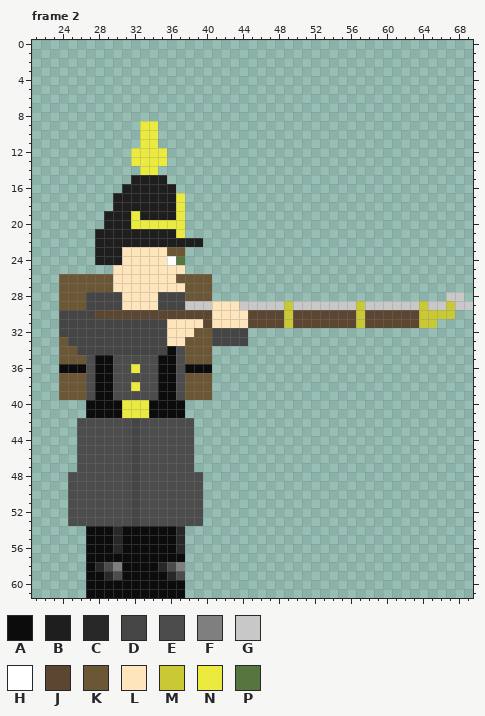
Two versions of one pixel-art file, Assets/Images/NewUnits/Germany/LandWehr/WinterDress/UnitSpriteEast.aseprite. That is the earlier state.
70x62 pixels, 7 frames. Colours within 5 levels of each other are drawn and written as one. Shown: frame 2: x 21..69, y 0..61. The commit also changed other frames, which this record leaves out.
Visible layers, top first: "Head", "Arms", "Torso", "Legs", "Knapsack".
Palette (. is transparent): A #0c0c0c  B #1e1e1e  C #282828  D #454545  E #4c4c4c  F #7f7f7f  G #c8c8c8  H #ffffff  J #5b4631  K #6b5635  L #ffe5bc  M #c9c936  N #eaea3f  P #57763f
Pixels before, frame 2 (only the part around the change), first column x 21:
 2 ..................................
 3 ..................................
 4 ..................................
 5 ..................................
 6 ..................................
 7 ..................................
 8 ..................................
 9 ............NN....................
10 ............NN....................
11 ............NN....................
12 ...........NNNN...................
13 ...........NNNN...................
14 ............NN....................
15 ...........BBBB...................
16 ..........BBBBBB..................
17 .........BBBBBBBN.................
18 .........BBBBBBBN.................
19 ........BBBNBBBBN.................
20 ........BBBNNNNNN.................
21 .......BBBBBBBBBN.................
22 .......BBBBBBBBBBBB...............
23 .......BBBLLLLLKK.................
24 .......BBBLLLLLHP.................
25 .........LLLLLLLL.................
26 ...KKKKKKLLLLLLLKKKK..............
27 ...KKKKKKLLLLLLLLKKK..............
28 ...KKKDDDDLLLLDDDKKK..............
29 ...KKKDDDDLLLLDDDGGGLLLGGGGGMGGGGG
30 ...DDDDJJJJJJJJJJJJJLLLLJJJJMJJJJJ
31 ...DDDDDDDDDDDDLLLLJLLLLJJJJMJJJJJ
32 ...DDDDDDDDDDDDLLLKKDDDD..........
33 ...KDDDDDDDDDDDLLKKKDDDD..........
34 ...KKDDDDDDDDDDAEKKK..............
35 ...KKKEAAEEEEEAAEKKK..............
36 ...AAAEAAEENEEAAEAAA..............
37 ...KKKEAAEEEEEAAEKKK..............
38 ...KKKEAAEENEEAAEKKK..............
39 ...KKKEAAEEEEEAAEKKK..............
40 ......AAAANNNAAAA.................
41 ......AAAANNNAAAA.................
42 .....EEEEEEDEEEEEE................
43 .....EEEEEEDEEEEEE................
44 .....EEEEEEDEEEEEE................
45 .....EEEEEEDEEEEEE................
46 .....EEEEEEDEEEEEE................
47 .....EEEEEEDEEEEEE................
48 ....EEEEEEEDEEEEEEE...............
49 ....EEEEEEEDEEEEEEE...............
50 ....EEEEEEEDEEEEEEE...............
51 ....EEEEEEEDEEEEEEE...............
52 ....EEEEEEEDEEEEEEE...............
53 ....EEEEEEEDEEEEEEE...............
54 ......AAACAAAAAAC.................
55 ......AAACAAAAAAC.................
Once edited:
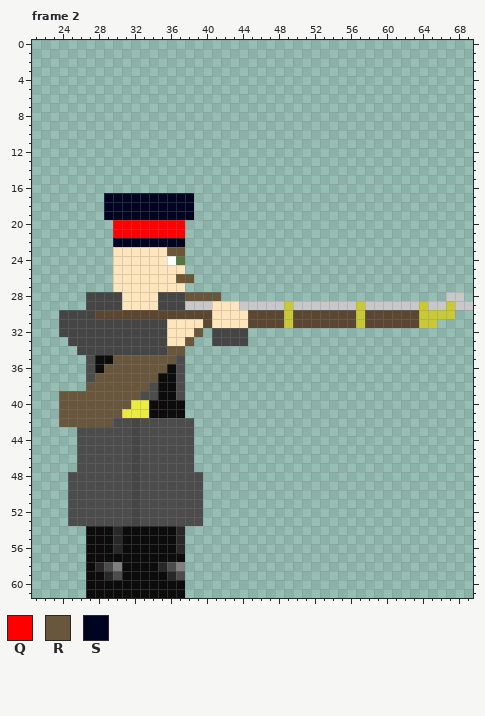
Colours new in this view: Q #ff0000  R #68573c  S #000421
Changes in this commit:
{"change": "layer \"BedRoll\" added"}
{"change": "layer \"Knapsack\" removed"}
{"where": "frame 2"}
{"frame":2,"y":9,"x":33,"old":"NN","new":".."}
{"frame":2,"y":10,"x":33,"old":"NN","new":".."}
{"frame":2,"y":11,"x":33,"old":"NN","new":".."}
{"frame":2,"y":12,"x":32,"old":"NNNN","new":"...."}
{"frame":2,"y":13,"x":32,"old":"NNNN","new":"...."}
{"frame":2,"y":14,"x":33,"old":"NN","new":".."}
{"frame":2,"y":15,"x":32,"old":"BBBB","new":"...."}
{"frame":2,"y":16,"x":31,"old":"BBBBBB","new":"......"}
{"frame":2,"y":17,"x":29,"old":".BBBBBBBN.","new":"SSSSSSSSSS"}
{"frame":2,"y":18,"x":29,"old":".BBBBBBBN.","new":"SSSSSSSSSS"}
{"frame":2,"y":19,"x":29,"old":"BBBNBBBBN.","new":"SSSSSSSSSS"}
{"frame":2,"y":20,"x":29,"old":"BBBNNNNNN","new":".QQQQQQQQ"}
{"frame":2,"y":21,"x":28,"old":"BBBBBBBBBN","new":"..QQQQQQQQ"}
{"frame":2,"y":22,"x":28,"old":"BBBBBBBBBBBB","new":"..SSSSSSSS.."}
{"frame":2,"y":23,"x":28,"old":"BBB","new":"..L"}
{"frame":2,"y":24,"x":28,"old":"BBB","new":"..L"}
{"frame":2,"y":26,"x":24,"old":"KKKKKK","new":"......"}
{"frame":2,"y":26,"x":39,"old":"KK","new":".."}
{"frame":2,"y":27,"x":24,"old":"KKKKKK","new":"......"}
{"frame":2,"y":27,"x":38,"old":"KKK","new":"..."}
{"frame":2,"y":28,"x":24,"old":"KKK","new":"..."}
{"frame":2,"y":28,"x":38,"old":"KKK.","new":"RRRR"}
{"frame":2,"y":29,"x":24,"old":"KKK","new":"..."}
{"frame":2,"y":32,"x":39,"old":"KK","new":"R."}
{"frame":2,"y":33,"x":24,"old":"K","new":"."}
{"frame":2,"y":33,"x":38,"old":"KKK","new":"R.."}
{"frame":2,"y":34,"x":24,"old":"KK","new":".."}
{"frame":2,"y":34,"x":36,"old":"AEKKK","new":"RR..."}
{"frame":2,"y":35,"x":24,"old":"KKK","new":"..."}
{"frame":2,"y":35,"x":30,"old":"EEEEEAA","new":"RRRRRRR"}
{"frame":2,"y":35,"x":38,"old":"KKK","new":"..."}
{"frame":2,"y":36,"x":24,"old":"AAA","new":"..."}
{"frame":2,"y":36,"x":29,"old":"AEENEEA","new":"RRRRRRR"}
{"frame":2,"y":36,"x":38,"old":"AAA","new":"..."}
{"frame":2,"y":37,"x":24,"old":"KKK","new":"..."}
{"frame":2,"y":37,"x":28,"old":"AAEEEEE","new":"RRRRRRR"}
{"frame":2,"y":37,"x":38,"old":"KKK","new":"..."}
{"frame":2,"y":38,"x":24,"old":"KKKEAAEENE","new":"...RRRRRRR"}
{"frame":2,"y":38,"x":38,"old":"KKK","new":"..."}
{"frame":2,"y":39,"x":24,"old":"KKKEAAEEE","new":"RRRRRRRRR"}
{"frame":2,"y":39,"x":38,"old":"KKK","new":"..."}
{"frame":2,"y":40,"x":24,"old":"...AAAAN","new":"RRRRRRRR"}
{"frame":2,"y":41,"x":24,"old":"...AAAA","new":"RRRRRRR"}
{"frame":2,"y":42,"x":24,"old":"..EEEE","new":"RRRRRR"}
{"label":"changed","picture_box":[59,121,221,427]}
